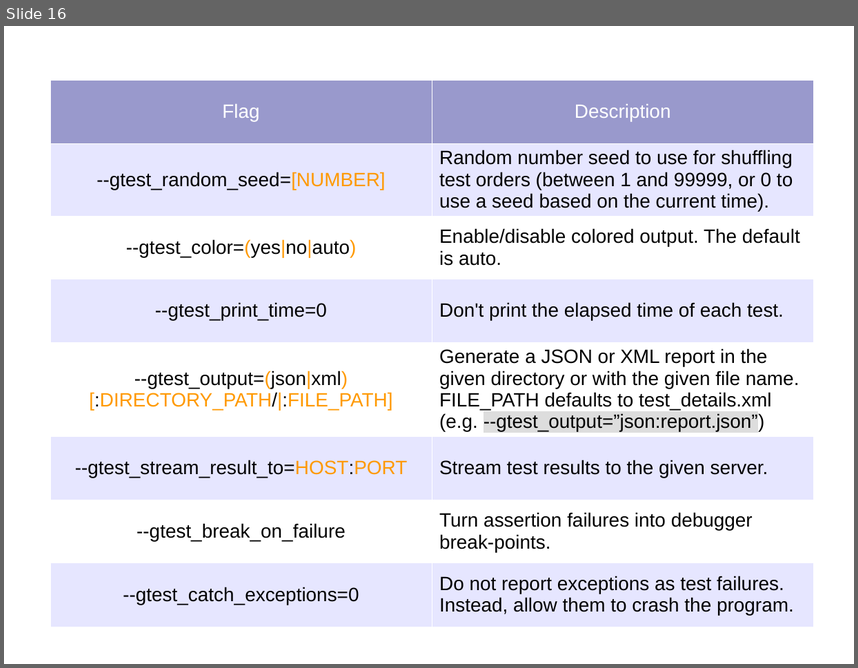
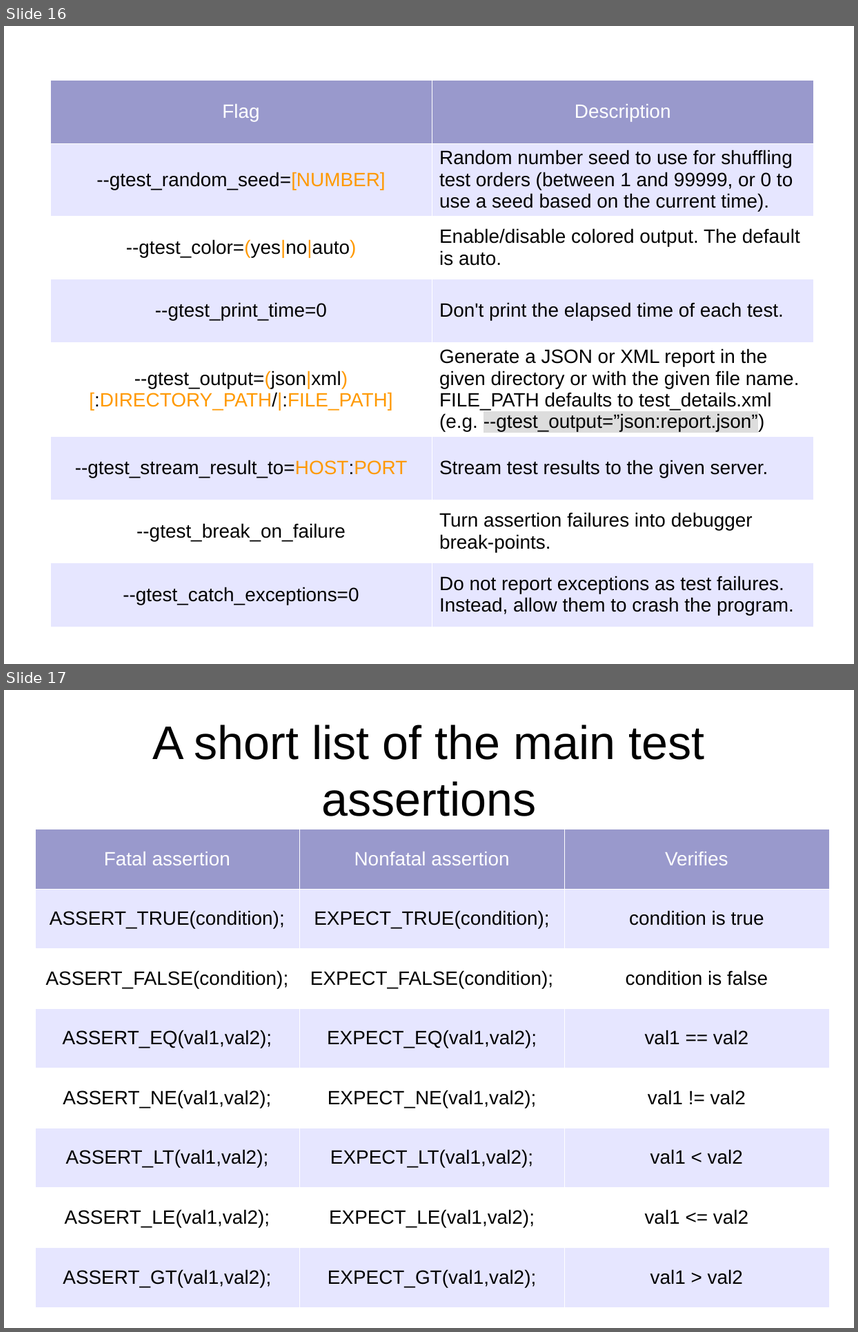
Before and after one commit to fmallaba/gtest-tutorial, a slide deck: GTest.odp. Shown one above the other, each under a label of ours: slide 16 before the commit, slides 16 and 17 after it. The pictures are 858x668 and 858x1332 pixels, drawn with LibreOffice and Linux fonts; fonts in the diff are those of the drawing. Boxes give left, top, right and bottom in pixels: in the first picture for what was removed or moved away, otherwise in the second. Text is boxed around its words. In the diff, an @@ line names an element or a change of style, - is before the commit and + after.

```diff
--- a/GTest.odp
+++ b/GTest.odp
@@ slide 17 added at (x1=4, y1=690, x2=854, y2=1328), background #FFFFFF @@
@@ title added at (x1=152, y1=724, x2=704, y2=816), 44 pt, text #000000 @@
+A short list of the main test assertions
@@ table added at (x1=35, y1=829, x2=829, y2=1307), 8 rows, 3 columns @@
+Fatal assertion | Nonfatal assertion | Verifies
+ASSERT_TRUE(condition); | EXPECT_TRUE(condition); | condition is true
+ASSERT_FALSE(condition); | EXPECT_FALSE(condition); | condition is false
+ASSERT_EQ(val1,val2); | EXPECT_EQ(val1,val2); | val1 == val2
+ASSERT_NE(val1,val2); | EXPECT_NE(val1,val2); | val1 != val2
+ASSERT_LT(val1,val2); | EXPECT_LT(val1,val2); | val1 < val2
+ASSERT_LE(val1,val2); | EXPECT_LE(val1,val2); | val1 <= val2
+ASSERT_GT(val1,val2); | EXPECT_GT(val1,val2); | val1 > val2
```
Also in this commit, not shown: 1 slide changed, 1 other slide added, 10 other files.
